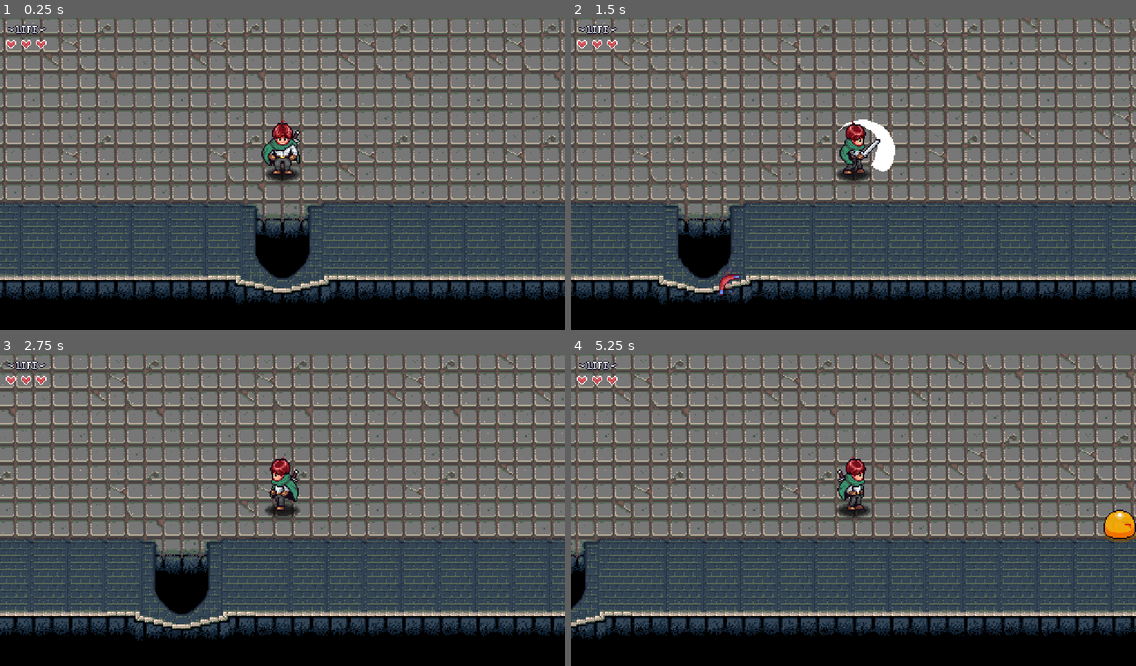
Above: before the commit, frames 1-4 (two rows, left to right).
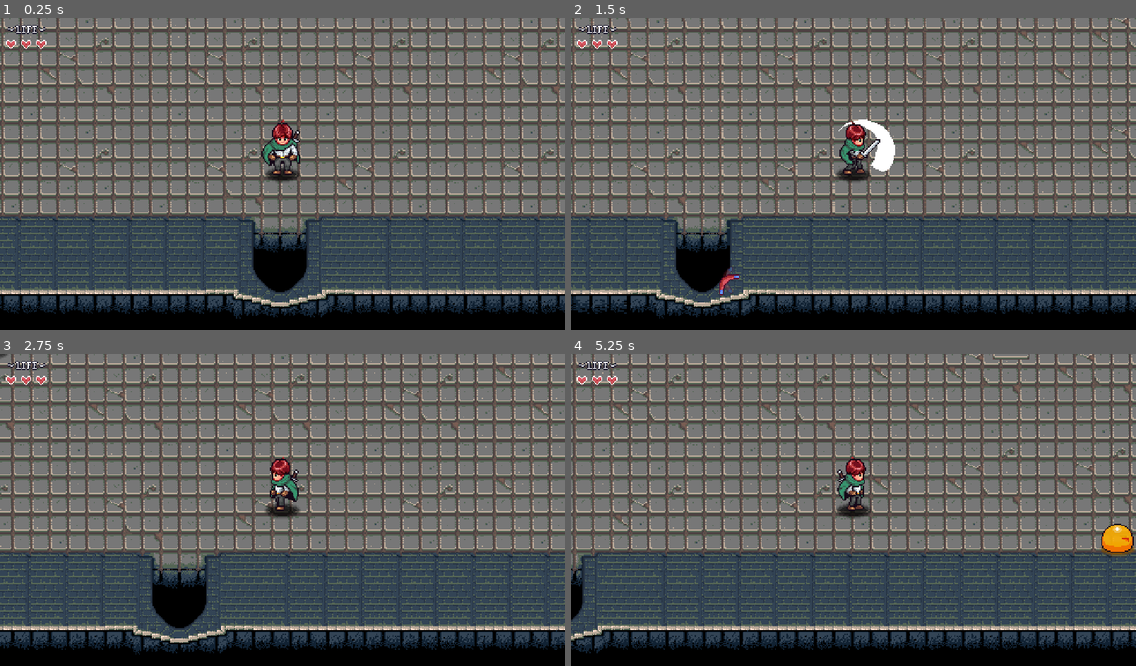
Above: after the commit, the same moments.

Repository: PGDeBruyn/VallisQuest
Game: Godot game, scene res://Levels/Area1/04.tscn
The game is run twice, just before and just after one commit, with the same random seed, the same clock (stepped at 60 frames per second) and the same inputs. This scene is started directly instead of the project's main scene. Sound files missing from this copy of the repository are replaced by a short silence.
Inputs:
- Up to frame 1 (0.25 s): no input
- Up to frame 2 (1.5 s): tap Enter (ui_accept) at 0.5, 0.77 s; hold T (ability) 0.53-1.28 s; hold Right (right) from 0.53 s (still down); tap Q (attack) at 1.35 s
- Up to frame 3 (2.75 s): tap Enter (ui_accept) at 1.52 s; release Right (right) at 2.03 s; hold Left (left) from 2.03 s (still down); hold R (interact) from 2.03 s (still down)
- Up to frame 4 (5.25 s): release Left (left) at 2.78 s; release R (interact) at 2.78 s; hold Right (right) 2.78-4.28 s; tap L (test) at 2.85 s; tap Enter (ui_accept) at 3.02, 3.77, 4.52 s; hold T (ability) 3.53-4.28 s; hold Left (left) 4.28-5.03 s; tap Q (attack) at 4.35 s; hold Right (right) from 5.03 s (still down); hold R (interact) from 5.03 s (still down)

The runs differ from the first frame. In frame 1, 54% of the frame differs, in the area x 0-100%, y 0-97%; in frame 2, 54%; in frame 3, 54%; in frame 4, 54%.

Commit message:
preventing backtracking of levels

Diff:
--- a/valli's-quest/00_Globals/global_level_manager.gd
+++ b/valli's-quest/00_Globals/global_level_manager.gd
@@ -6,11 +6,17 @@
 signal level_load_completed
 
 @onready var sceneTransition = _find_scene_transition()
-# optional components
+
 var tilemap_bounds: Array[Vector2] = []
 var targetTransition: String = ""
 var positionOffset: Vector2 = Vector2.ZERO
 var currentScenePath: String = ""
+
+# New flag to control ignoring transitions temporarily
+var ignoreTransitions: bool = false
+
+# Store the name of the transition used to enter the current level to prevent backtracking
+var previousTransitionName: String = ""
 
 func debug_print_state():
 	if PlayerManager and PlayerManager.player:
@@ -22,14 +28,11 @@
 	else:
 		print("[DEBUG] PlayerManager or player is null")
 
-
 func _find_scene_transition() -> Node:
-	# safer lookup with debug
 	if get_tree().root.has_node("SceneTransition"):
 		var st = get_tree().root.get_node("SceneTransition")
 		print("[LevelManager DEBUG] Found SceneTransition node at root.")
 		return st
-	# try alternative common locations
 	if get_tree().current_scene and get_tree().current_scene.has_node("SceneTransition"):
 		var st2 = get_tree().current_scene.get_node("SceneTransition")
 		print("[LevelManager DEBUG] Found SceneTransition in current_scene.")
@@ -39,7 +42,6 @@
 
 func _ready() -> void:
 	await get_tree().process_frame
-
 	if currentScenePath == "":
 		var current_scene = get_tree().current_scene
 		if current_scene != null:
@@ -47,31 +49,34 @@
 			if path != "":
 				currentScenePath = path
 				print("[LevelManager DEBUG] Set currentScenePath on ready: %s" % currentScenePath)
-
 	emit_signal("level_load_completed")
 	print("[LevelManager DEBUG] ready complete")
-
 
 func set_tilemap_bounds(bounds: Array[Vector2]) -> void:
 	tilemap_bounds = bounds
 	emit_signal("tilemap_bounds_updated", bounds)
 
 func loadNewLevel(levelPath: String, _targetTransition: String, _positionOffset: Vector2) -> void:
-	currentScenePath = levelPath  # Set early to avoid empty path issues
+	currentScenePath = levelPath # Set early to avoid empty path issues
 	get_tree().paused = true
 	targetTransition = _targetTransition
 	positionOffset = _positionOffset
 
+	# Store the transition used to arrive here — prevents immediate backtracking
+	previousTransitionName = _targetTransition
+
+	ignoreTransitions = true  # START ignoring transitions during load
+
 	await _fade_out()
 	emit_signal("level_load_initiated")
 	print("[LevelManager DEBUG] emitted level_load_initiated")
+
 	await get_tree().process_frame
 
 	var err = get_tree().change_scene_to_file(levelPath)
 	if err != OK:
 		push_error("Failed to load level: %s" % levelPath)
 	else:
-		# Confirm path after successful load
 		currentScenePath = levelPath
 		print("[LevelManager DEBUG] Loaded scene: %s" % currentScenePath)
 
@@ -81,44 +86,40 @@
 	print("[LevelManager DEBUG] after fade_in — unpausing tree")
 	get_tree().paused = false
 	print("[LevelManager DEBUG] get_tree().paused = %s" % str(get_tree().paused))
+
 	await get_tree().process_frame
+
+	ignoreTransitions = false  # STOP ignoring transitions after load
 
 	emit_signal("level_load_completed")
 	print("[LevelManager DEBUG] emitted level_load_completed")
-
 
 func _fade_out() -> void:
 	if _is_player_dead():
 		print("[LevelManager DEBUG] Player dead — skipping fadeOut()")
 		await get_tree().process_frame
 		return
-
 	if sceneTransition:
 		await sceneTransition.fadeOut()
 	else:
 		await get_tree().create_timer(0.4).timeout
 
-
 func _fade_in() -> void:
 	if _is_player_dead():
 		print("[LevelManager DEBUG] Player dead — skipping fadeIn()")
 		return
-
 	if sceneTransition:
 		await sceneTransition.fadeIn()
 	else:
 		await get_tree().create_timer(0.4).timeout
-
-
 
 func reset() -> void:
 	print("[LevelManager DEBUG] LevelManager reset")
 	currentScenePath = ""
 	targetTransition = ""
 	positionOffset = Vector2.ZERO
-
-
-
+	previousTransitionName = ""
+	ignoreTransitions = false
 
 func _is_player_dead() -> bool:
 	if PlayerManager and PlayerManager.player:
--- a/valli's-quest/Levels/Area1/04.tscn
+++ b/valli's-quest/Levels/Area1/04.tscn
@@ -27,11 +27,19 @@
 layer_0/tile_data = PackedInt32Array(131079, 196608, 2, 131078, 131072, 2, 131077, 65536, 2, 131076, 0, 2, 131075, 1966 …(25607 unchanged characters)…
 
 [node name="PlayerSpawn" parent="." instance=ExtResource("4_uux3o")]
-position = Vector2(352, 392)
+position = Vector2(354, 380)
 
 [node name="LevelTransition2" parent="." instance=ExtResource("5_rvujc")]
 position = Vector2(480, -32)
 nextLevel = "uid://btjy7rlhu7up5"
+side = 3
+snapToGrid = false
+centerPlayer = true
+
+[node name="LevelTransition" parent="." instance=ExtResource("5_rvujc")]
+position = Vector2(352, 432)
+monitoring = false
+targetTransitionName = ""
 side = 3
 snapToGrid = false
 centerPlayer = true
@@ -94,7 +102,7 @@
 position = Vector2(290, -65)
 
 [node name="BarredDoor" parent="." instance=ExtResource("16_if3xk")]
-position = Vector2(448, -4)
+position = Vector2(448, -6)
 
 [node name="PressurePlate" parent="." instance=ExtResource("17_xmmjn")]
 position = Vector2(745, 234)
--- a/valli's-quest/Levels/Scripts/level_transition.gd
+++ b/valli's-quest/Levels/Scripts/level_transition.gd
@@ -4,31 +4,23 @@
 
 enum Side { LEFT, RIGHT, TOP, BOTTOM }
 
-@export_file("*.tscn") var nextLevel: String
+@export_file("*.tscn")
+var nextLevel: String
+
 @export var targetTransitionName: String = "LevelTransition"
 
-@export var side = Side.LEFT:
-	set(value):
-		side = value
-		_updateCollisionArea()
+@export var side = Side.LEFT: set = setSide
+@export var size: int = 2: set = setSize
 
-@export var size: int = 2:
-	set(value):
-		size = value
-		_updateCollisionArea()
-
-@export var snapToGrid: bool = true:
-	set(value):
-		snapToGrid = value
-		if snapToGrid:
-			_snapToGrid()
-
+@export var snapToGrid: bool = true: set = setSnapToGrid
 @export var centerPlayer: bool = false
 
 @export_category("Editor Settings")
-@export var gridSize: int = 16  # For snapping and offset distance
+@export var gridSize: int = 16 # For snapping and offset distance
 
 @onready var shape: CollisionShape2D = $CollisionShape2D
+
+var canTransition: bool = false
 
 func _ready() -> void:
 	if Engine.is_editor_hint():
@@ -41,39 +33,72 @@
 	_updateCollisionArea()
 
 	if name == LevelManager.targetTransition:
-		PlayerManager.set_player_position(global_position + LevelManager.positionOffset)
+		var safeOffset := _getSafeSpawnOffset()
+		var newPos = global_position + LevelManager.positionOffset + safeOffset
+		print("[LevelTransition] Setting player position to safe offset:", newPos)
+		PlayerManager.set_player_position(newPos)
+		await get_tree().process_frame  # Wait a frame to avoid immediate collision
 
-	await LevelManager.level_load_completed
 	monitoring = true
-
+	canTransition = false
 	body_entered.connect(_onBodyEntered)
 
+	# Increased cooldown to 0.5 seconds for safety
+	get_tree().create_timer(0.5).connect("timeout", Callable(self, "_enableTransition"))
+
+func _enableTransition() -> void:
+	canTransition = true
+	print("[LevelTransition] Transitions enabled on:", name)
+
 func _onBodyEntered(body: Node) -> void:
+	if not canTransition:
+		return
+
+	if LevelManager.ignoreTransitions:
+		print("[LevelTransition] Ignoring transition due to LevelManager flag:", name)
+		return
+
+	# Prevent backtracking by ignoring the transition the player just came from
+	if name == LevelManager.previousTransitionName:
+		print("[LevelTransition] Ignoring backtracking on transition:", name)
+		return
+
 	if body.name != "Player":
 		return
 
+	print("[LevelTransition] Player entered transition:", name)
 	var offset := _calculateOffset()
 	LevelManager.loadNewLevel(nextLevel, targetTransitionName, offset)
+
+func _getSafeSpawnOffset() -> Vector2:
+	var safeOffset := Vector2.ZERO
+	match side:
+		Side.LEFT:
+			safeOffset = Vector2(-gridSize * 2, 0)
+		Side.RIGHT:
+			safeOffset = Vector2(gridSize * 2, 0)
+		Side.TOP:
+			safeOffset = Vector2(0, -gridSize * 2)
+		Side.BOTTOM:
+			safeOffset = Vector2(0, gridSize * 2)
+	return safeOffset
 
 func _calculateOffset() -> Vector2:
 	var offset := Vector2.ZERO
 	var player := PlayerManager.player
-
 	if player == null:
 		return offset
 
 	var playerPos := player.global_position
-
 	match side:
 		Side.LEFT:
-			offset = Vector2(-gridSize, playerPos.y - global_position.y if not centerPlayer else 0)
+			offset = Vector2(-gridSize, (playerPos.y - global_position.y) if not centerPlayer else 0)
 		Side.RIGHT:
-			offset = Vector2(gridSize, playerPos.y - global_position.y if not centerPlayer else 0)
+			offset = Vector2(gridSize, (playerPos.y - global_position.y) if not centerPlayer else 0)
 		Side.TOP:
-			offset = Vector2(playerPos.x - global_position.x if not centerPlayer else 0, -gridSize)
+			offset = Vector2((playerPos.x - global_position.x) if not centerPlayer else 0, -gridSize)
 		Side.BOTTOM:
-			offset = Vector2(playerPos.x - global_position.x if not centerPlayer else 0, gridSize)
-
+			offset = Vector2((playerPos.x - global_position.x) if not centerPlayer else 0, gridSize)
 	return offset
 
 func _updateCollisionArea() -> void:
@@ -103,3 +128,16 @@
 
 func _snapToGrid() -> void:
 	position = position.snapped(Vector2(gridSize, gridSize))
+
+func setSide(value):
+	side = value
+	_updateCollisionArea()
+
+func setSize(value):
+	size = value
+	_updateCollisionArea()
+
+func setSnapToGrid(value):
+	snapToGrid = value
+	if snapToGrid:
+		_snapToGrid()
Not shown, changed: valli's-quest/Valli's_Quest.exe
